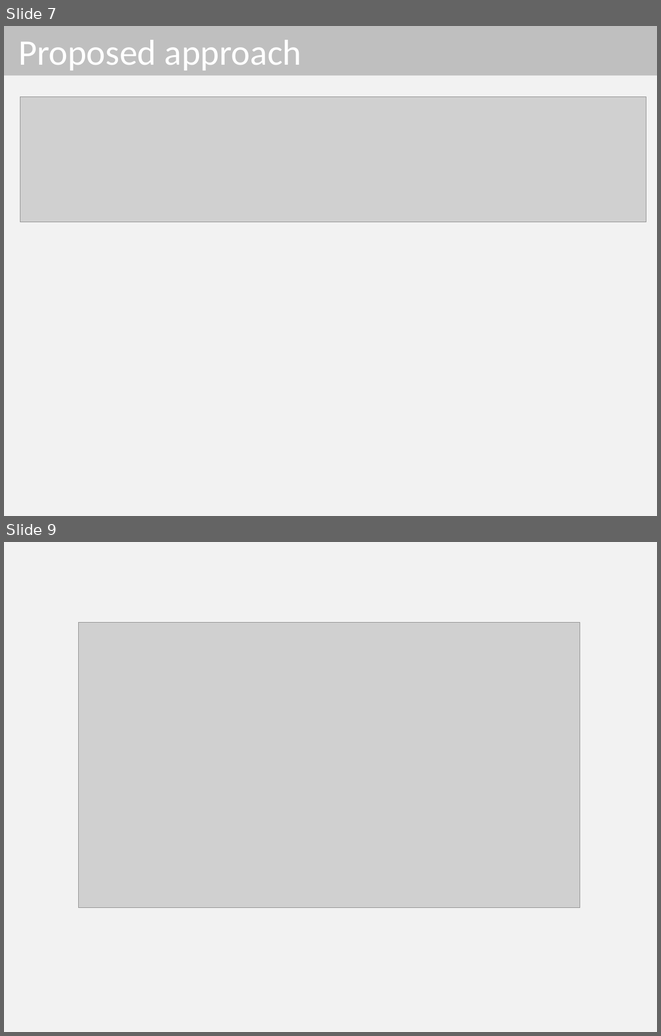
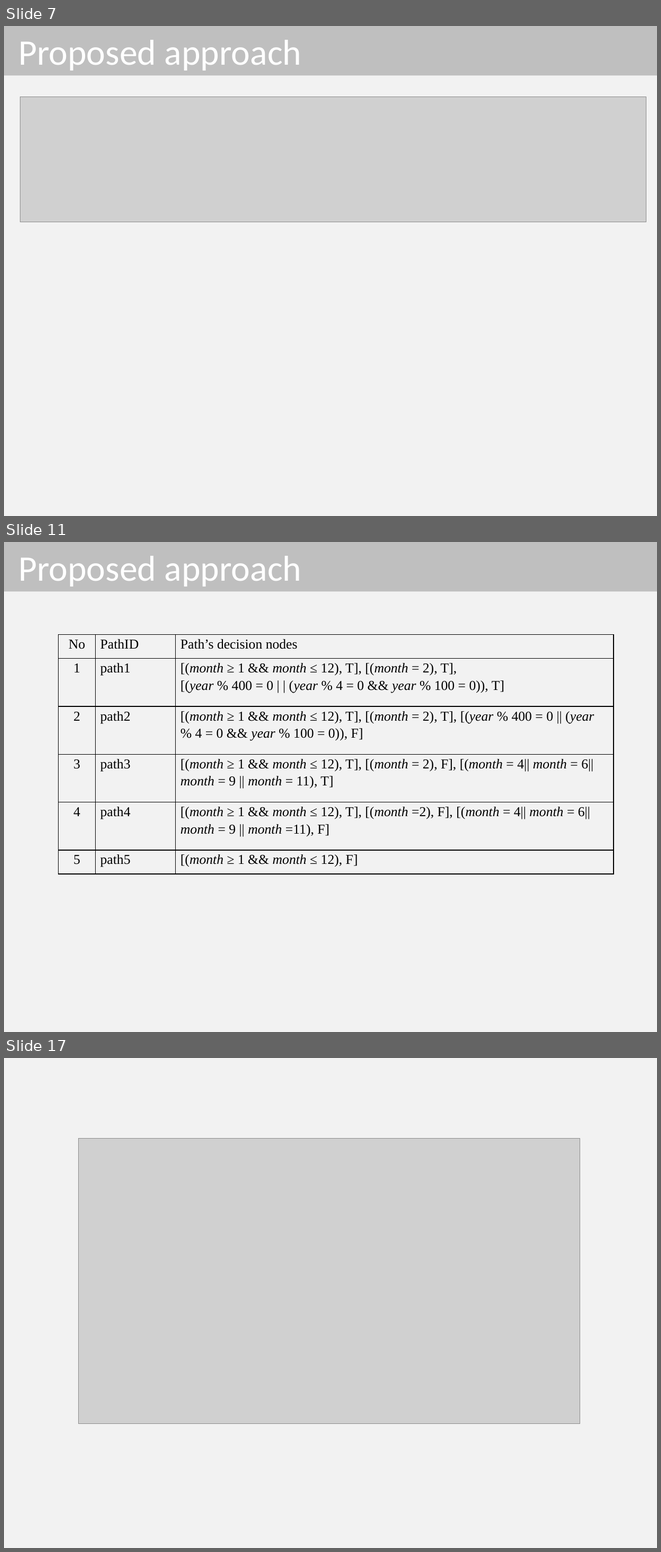
Before and after one commit to dinhngocthi/GAsource, a slide deck: CFT4CUnitSrc/src/report/PPSO_Presentation.pptx. Shown one above the other, each under a label of ours: slides 7 and 9 before the commit, slides 7, 11 and 17 after it; the slides between them are not shown. The pictures are 661x1036 and 661x1552 pixels, drawn with LibreOffice and Linux fonts; fonts in the diff are those of the drawing; grey boxes stand for pictures. Boxes give left, top, right and bottom in pixels: in the first picture for what was removed or moved away, otherwise in the second. Text is boxed around its words. In the diff, an @@ line names an element or a change of style, - is before the commit and + after.

```diff
--- a/CFT4CUnitSrc/src/report/PPSO_Presentation.pptx
+++ b/CFT4CUnitSrc/src/report/PPSO_Presentation.pptx
@@ slide 11 added at bbox=[4, 542, 657, 1032], background #F2F2F2 @@
@@ title added at bbox=[4, 542, 657, 592], fill #BFBFBF, 39.6 pt, text #FFFFFF @@
+Proposed approach
@@ table added at bbox=[58, 635, 614, 874], 6 rows, 3 columns @@
+No | PathID | Path’s decision nodes
+1 | path1 | [(month ≥ 1 && month ≤ 12), T], [(month = 2), T], / [(year % 400 = 0 | | (year % 4 = 0 && year % 100 = 0)), T]
+2 | path2 | [(month ≥ 1 && month ≤ 12), T], [(month = 2), T], [(year % 400 = 0 || (year % 4 = 0 && year % 100 = 0)), F]
+3 | path3 | [(month ≥ 1 && month ≤ 12), T], [(month = 2), F], [(month = 4|| month = 6|| month = 9 || month = 11), T]
+4 | path4 | [(month ≥ 1 && month ≤ 12), T], [(month =2), F], [(month = 4|| month = 6|| month = 9 || month =11), F]
+5 | path5 | [(month ≥ 1 && month ≤ 12), F]
@@ what was slide 9 is now slide 17 @@
```
Also in this commit, not shown: 2 slides changed, 7 other slides added, 1 other file.
